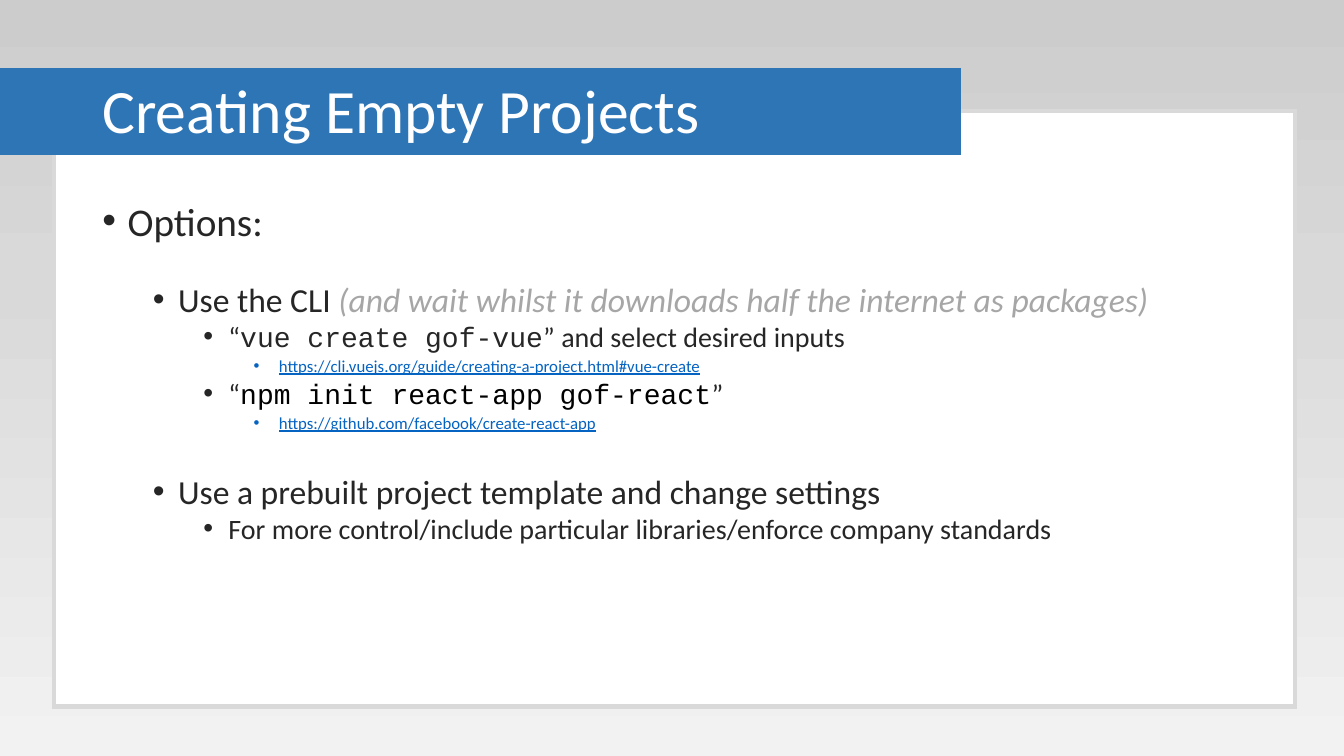
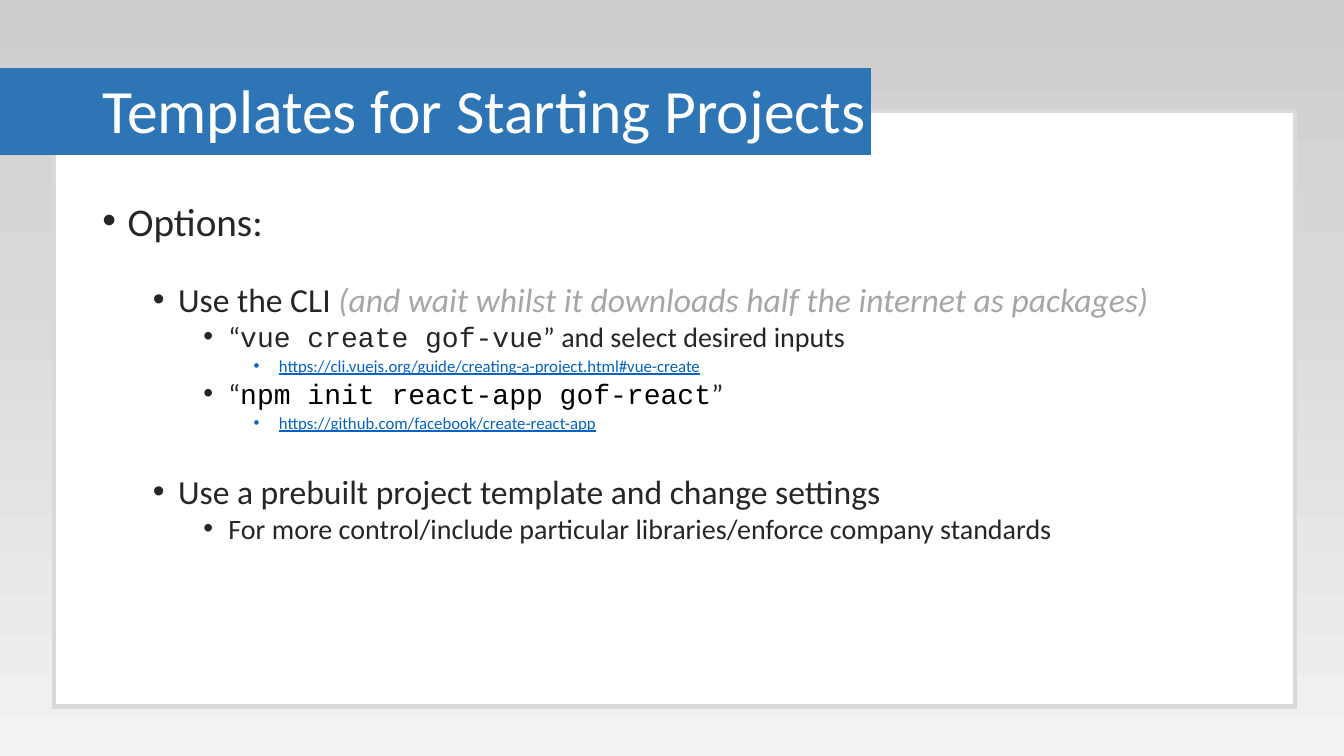
Before and after one commit to Paul-Hadfield/GameOfLife-Talk, a slide deck: slide 14 of Game Of Life Presentation.pptx (slide 13 before the commit). Drawn at 1344x756 pixels with LibreOffice and Linux fonts; fonts in the diff are those of the drawing. Boxes give left, top, right and bottom in pixels: in the first picture for what was removed or moved away, otherwise in the second. Text is boxed around its words. In the diff, an @@ line names an element or a change of style, - is before the commit and + after.

```diff
--- a/Game Of Life Presentation.pptx
+++ b/Game Of Life Presentation.pptx
@@ rectangle: place and size @@
-rectangle at (0,69,961,154)
+rectangle at (0,69,870,154)
@@ title at (102,90,866,144): text changed @@
-Creating Empty Projects
+Templates for Starting Projects
```
Also in this commit, not shown: 1 other slide changed, 12 slides added.
